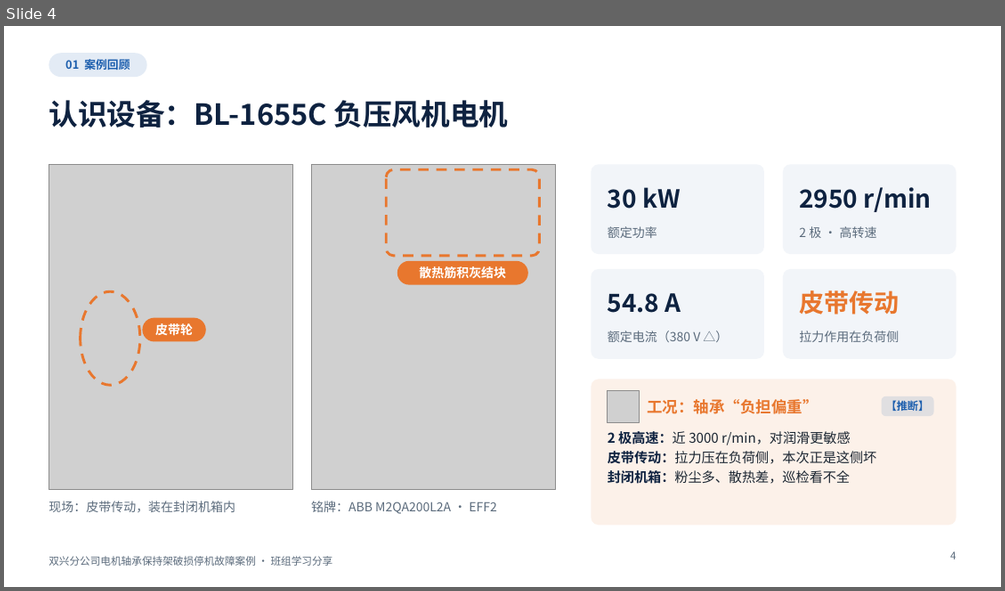
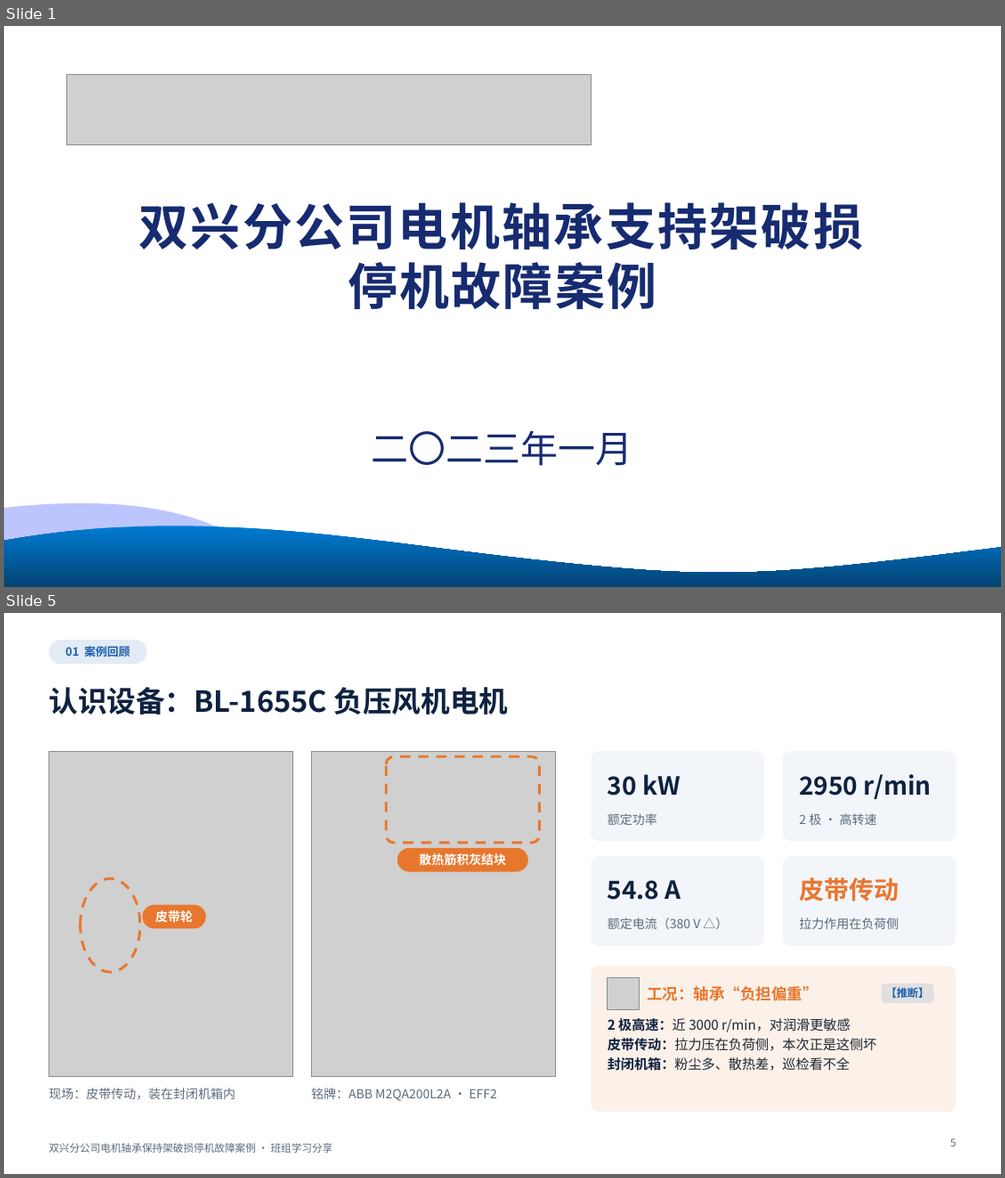
Before and after one commit to tdhvfrtz2r-netizen/YUGAFU, a slide deck: bearing_case_v2/out/bearing_case_v2.pptx. Shown one above the other, each under a label of ours: slide 4 before the commit, slides 1 and 5 after it; the slides between them are not shown. The pictures are 1005x591 and 1005x1178 pixels, drawn with LibreOffice and Linux fonts; fonts in the diff are those of the drawing; grey boxes stand for pictures; background and template pictures are left out. Boxes give left, top, right and bottom in pixels: in the first picture for what was removed or moved away, otherwise in the second. Text is boxed around its words. In the diff, an @@ line names an element or a change of style, - is before the commit and + after.

```diff
--- a/bearing_case_v2/out/bearing_case_v2.pptx
+++ b/bearing_case_v2/out/bearing_case_v2.pptx
@@ slide 1 added at (x1=4, y1=26, x2=1001, y2=587), background #FFFFFF @@
@@ picture added at (x1=67, y1=74, x2=591, y2=145) @@
@@ text added at (x1=139, y1=202, x2=864, y2=309), 48 pt, text #162B70, bold @@
+双兴分公司电机轴承支持架破损停机故障案例
@@ text added at (x1=372, y1=430, x2=633, y2=466), 36 pt, text #162B70 @@
+二〇二三年一月
@@ freeform shape added at (x1=4, y1=503, x2=283, y2=587), fill #BDC5FE @@
@@ freeform shape added at (x1=4, y1=525, x2=1001, y2=587), fill gradient #007BD3 to #034373 @@
@@ what was slide 4 is now slide 5 @@
@@ page number at (x1=950, y1=1138, x2=955, y2=1146): text changed @@
-4
+5
```
Also in this commit, not shown: 9 slides changed, 11 other files.
